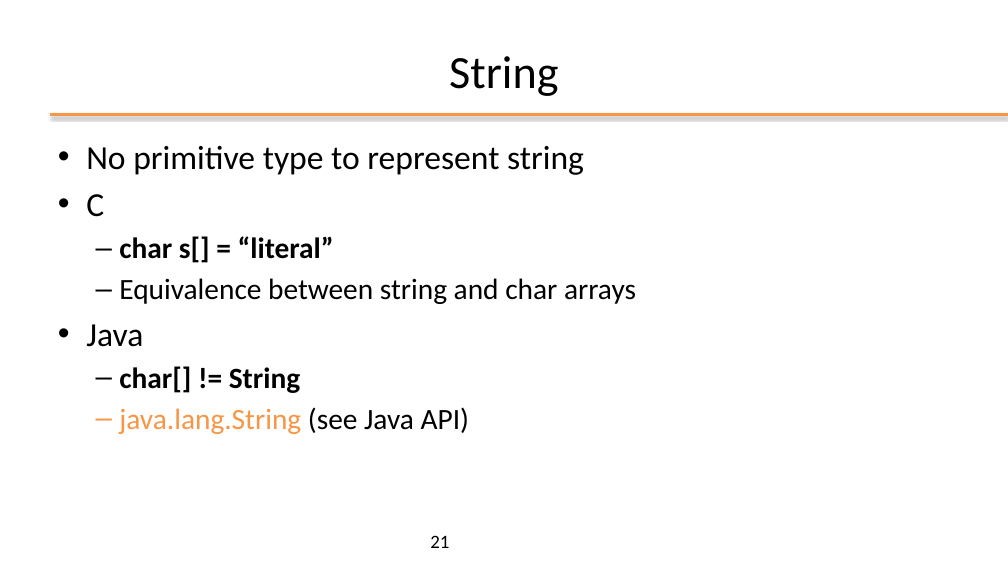
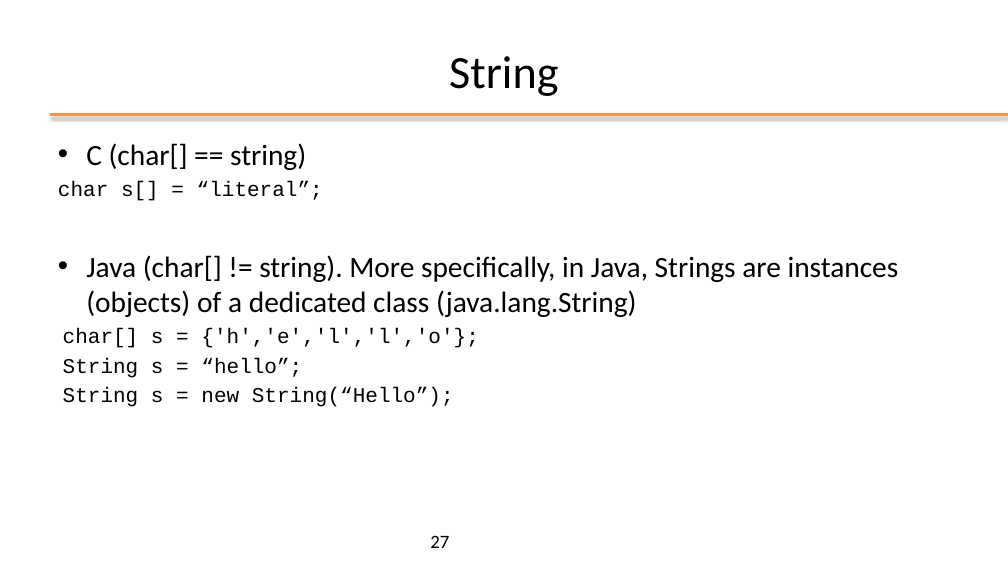
Before and after one commit to plctechnician/ooprogramming, a slide deck: slide 27 of java/slides/ppt/02 - Java Basics.pptx (slide 21 before the commit). Drawn at 1008x567 pixels with LibreOffice and Linux fonts; fonts in the diff are those of the drawing; background and template pictures are left out. Boxes give left, top, right and bottom in pixels: in the first picture for what was removed or moved away, otherwise in the second. Text is boxed around its words. In the diff, an @@ line names an element or a change of style, - is before the commit and + after.

```diff
--- a/java/slides/ppt/02 - Java Basics.pptx
+++ b/java/slides/ppt/02 - Java Basics.pptx
@@ text at [58, 143, 899, 407]: text changed @@
-• No primitive type to represent string
-• C
-  – char s[] = “literal”
-  – Equivalence between string and char arrays
-• Java
-  – char[] != String
-  – java.lang.String (see Java API)
+• C (char[] == string)
+char s[] = “literal”;
+• Java (char[] != string). More specifically, in Java, Strings are instances (objects) of a dedicated class (java.lang.String)
+char[] s = {'h','e','l','l','o'};
+String s = “hello”;
+String s = new String(“Hello”);
@@ page number at [430, 535, 449, 548]: text changed @@
-21
+27
```
Also in this commit, not shown: 12 other slides changed, 6 slides added, 18 other files.
